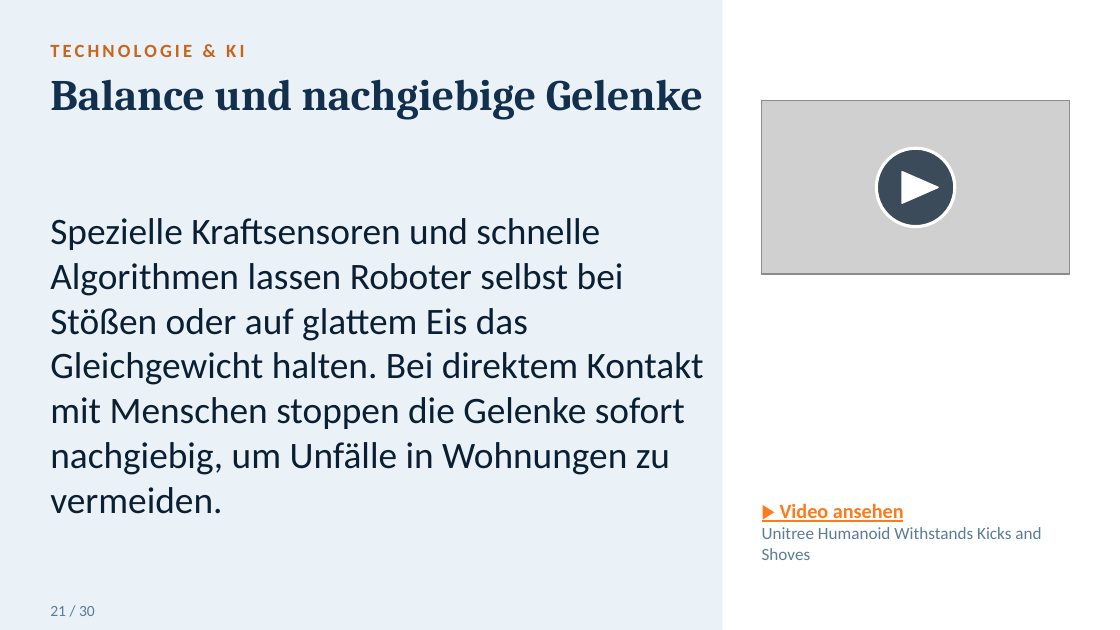
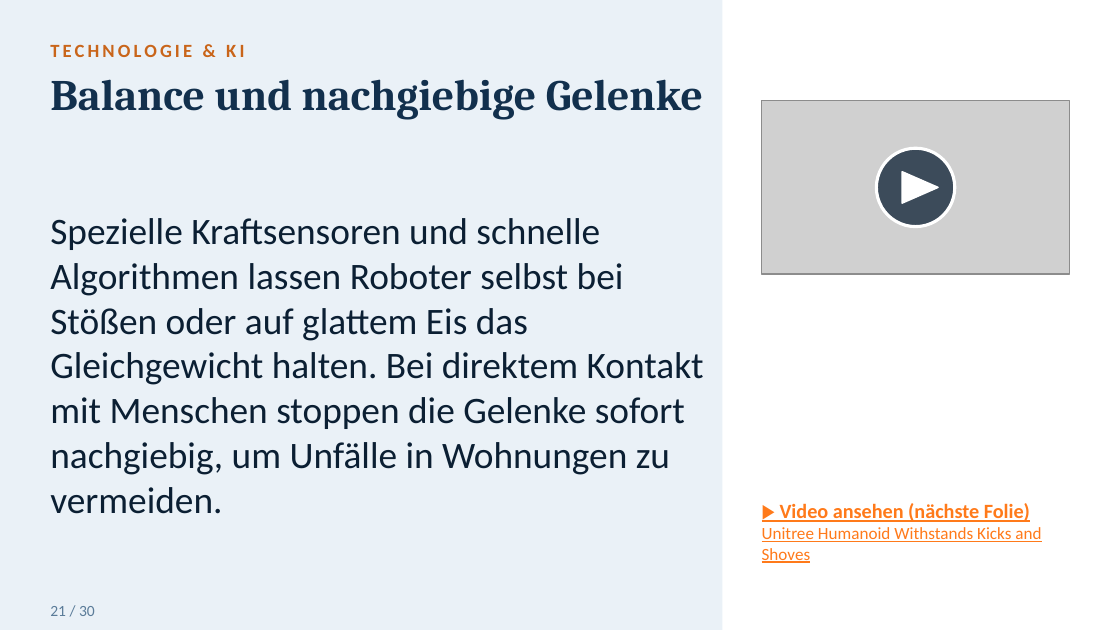
Before and after one commit to toshkaraf/tagesf-rderst-tte, a slide deck: slide 30 of Humanoide_Roboter_gross.pptx (slide 22 before the commit). Drawn at 1120x630 pixels with LibreOffice and Linux fonts; fonts in the diff are those of the drawing; grey boxes stand for pictures. Boxes give left, top, right and bottom in pixels: in the first picture for what was removed or moved away, otherwise in the second. Text is boxed around its words. In the diff, an @@ line names an element or a change of style, - is before the commit and + after.

```diff
--- a/Humanoide_Roboter_gross.pptx
+++ b/Humanoide_Roboter_gross.pptx
@@ text at (780,503,1030,522): text changed @@
-▶ Video ansehen
+▶ Video ansehen (nächste Folie)
@@ text at (762,527,1041,563): text colour #5B7C99 to #FF7A1A, underline on in "Unitree Humanoid Withstands Kicks and Shoves" @@
```
Also in this commit, not shown: 17 other slides changed, 18 slides added, 6 other files.
